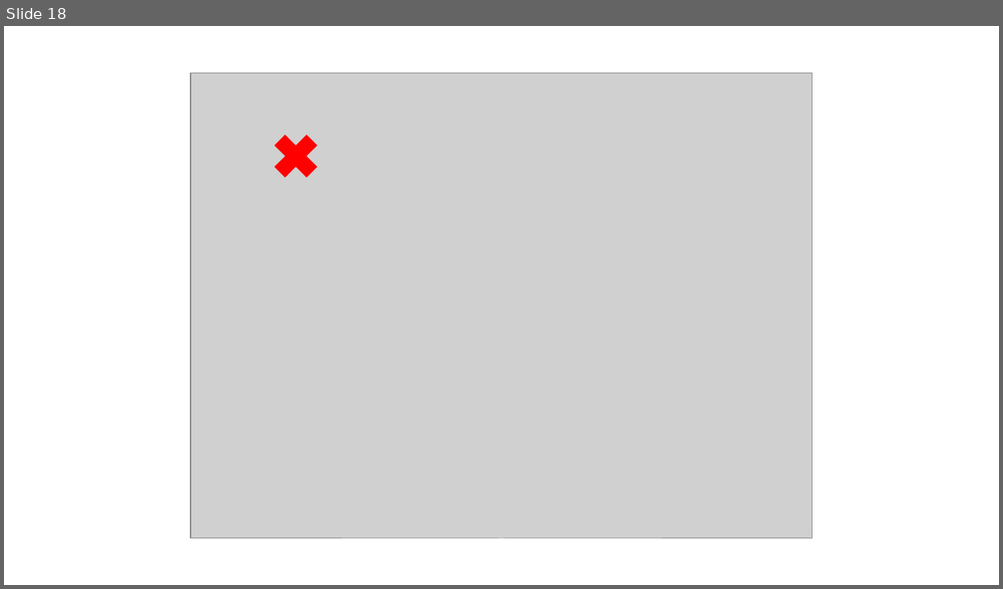
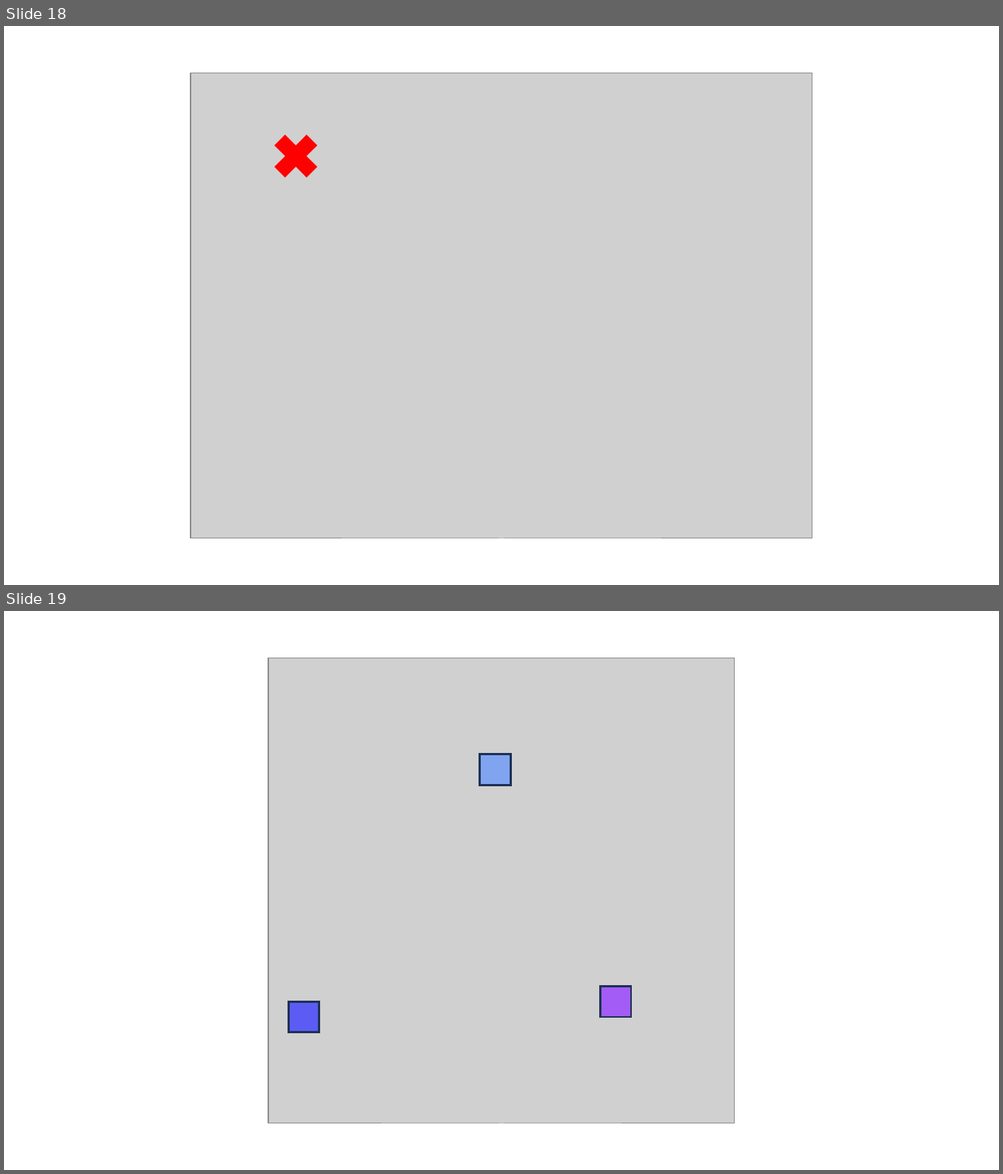
Before and after one commit to pkhungurn/cg-book, a slide deck: chapter-06/diagram.pptx. Shown one above the other, each under a label of ours: slide 18 before the commit, slides 18 and 19 after it. The pictures are 1003x589 and 1003x1174 pixels, drawn with LibreOffice and Linux fonts; fonts in the diff are those of the drawing; grey boxes stand for pictures. Boxes give left, top, right and bottom in pixels: in the first picture for what was removed or moved away, otherwise in the second. Text is boxed around its words. In the diff, an @@ line names an element or a change of style, - is before the commit and + after.

```diff
--- a/chapter-06/diagram.pptx
+++ b/chapter-06/diagram.pptx
@@ slide 19 added at box(4, 611, 999, 1170), background #FFFFFF @@
@@ picture added at box(268, 658, 734, 1124) @@
@@ rectangle added at box(480, 755, 511, 785), fill #80A4F0, outline #1E3256 2 pt @@
@@ rectangle added at box(600, 987, 631, 1017), fill #A35CF5, outline #1E3256 2 pt @@
@@ rectangle added at box(288, 1002, 318, 1033), fill #5C5CF5, outline #1E3256 2 pt @@
```
Also in this commit, not shown: 1 other slide added, 3 other files.
